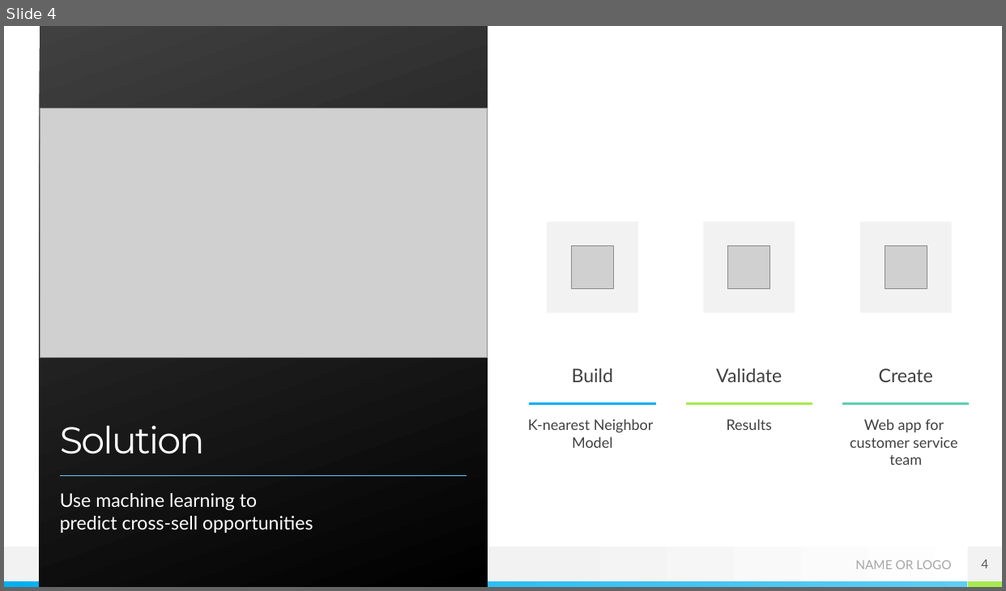
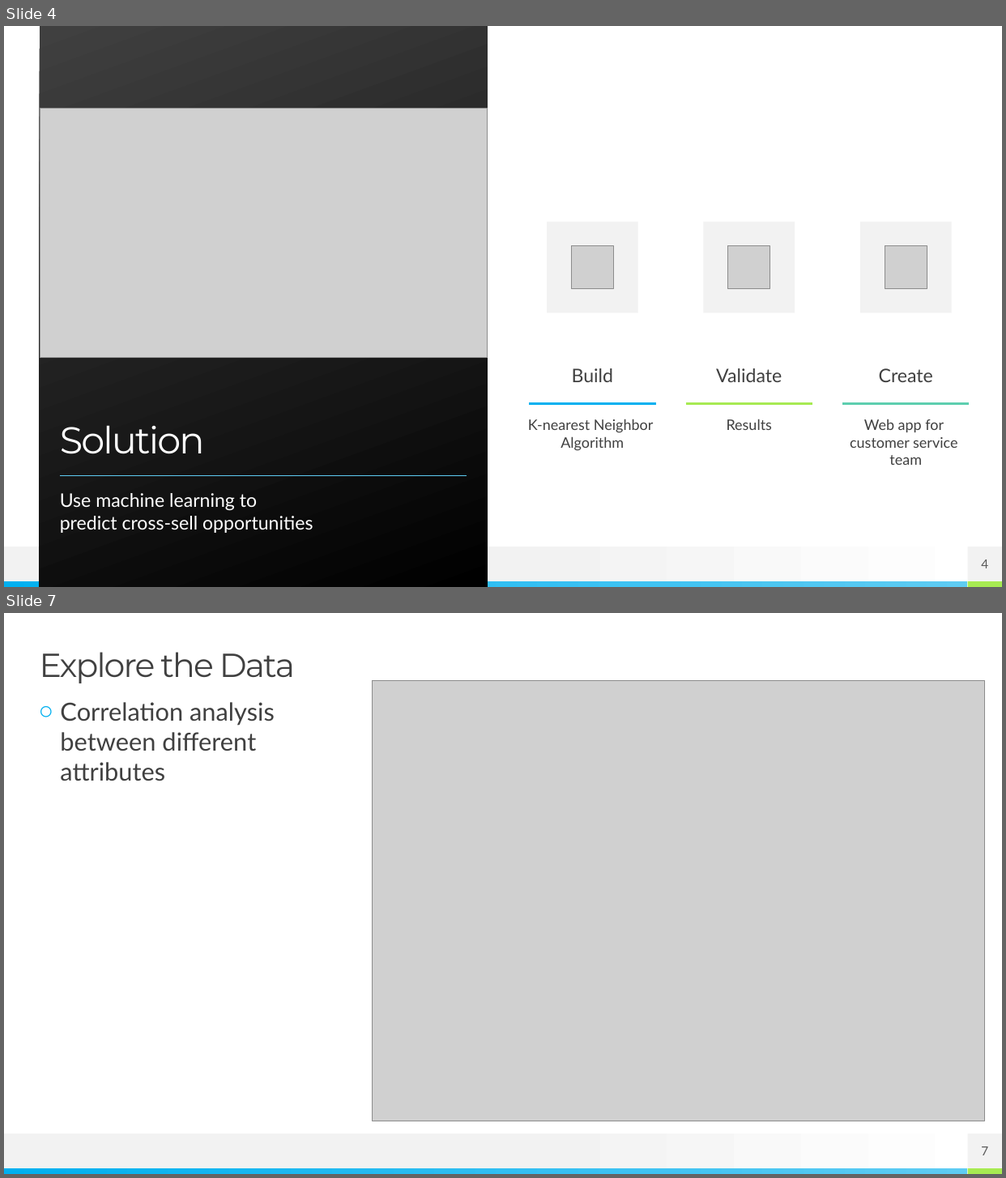
Before and after one commit to szerpa17/cross-sell-predictions, a slide deck: project-presentation.pptx. Shown one above the other, each under a label of ours: slide 4 before the commit, slides 4 and 7 after it; the slides between them are not shown. The pictures are 1006x591 and 1006x1178 pixels, drawn with LibreOffice and Linux fonts; fonts in the diff are those of the drawing; grey boxes stand for pictures. Boxes give left, top, right and bottom in pixels: in the first picture for what was removed or moved away, otherwise in the second. Text is boxed around its words. In the diff, an @@ line names an element or a change of style, - is before the commit and + after.

```diff
--- a/project-presentation.pptx
+++ b/project-presentation.pptx
@@ slide 7 added at [4,613,1002,1174], background #FFFFFF; not listed: 3 template elements that a slide beside it also shows @@
@@ title added at [40,652,295,683], 32 pt, text #404040 @@
+Explore the Data
@@ picture added at [373,680,985,1121] @@
@@ text added at [60,702,275,781], 24 pt, text #404040 @@
+○ Correlation analysis
+  between different
+  attributes
@@ page number added at [967,1134,1002,1169], fill #F2F2F2, 12 pt, text #595959 @@
+7
@@ slide 4 changed as well @@
@@ text at [528,419,653,451]: text changed @@
-K-nearest Neighbor
-Model
+K-nearest Neighbor
+Algorithm
@@ text removed at [855,561,951,570] @@
-NAME OR LOGO
```
Also in this commit, not shown: 4 other slides changed, 10 other slides added, 18 slides removed.
